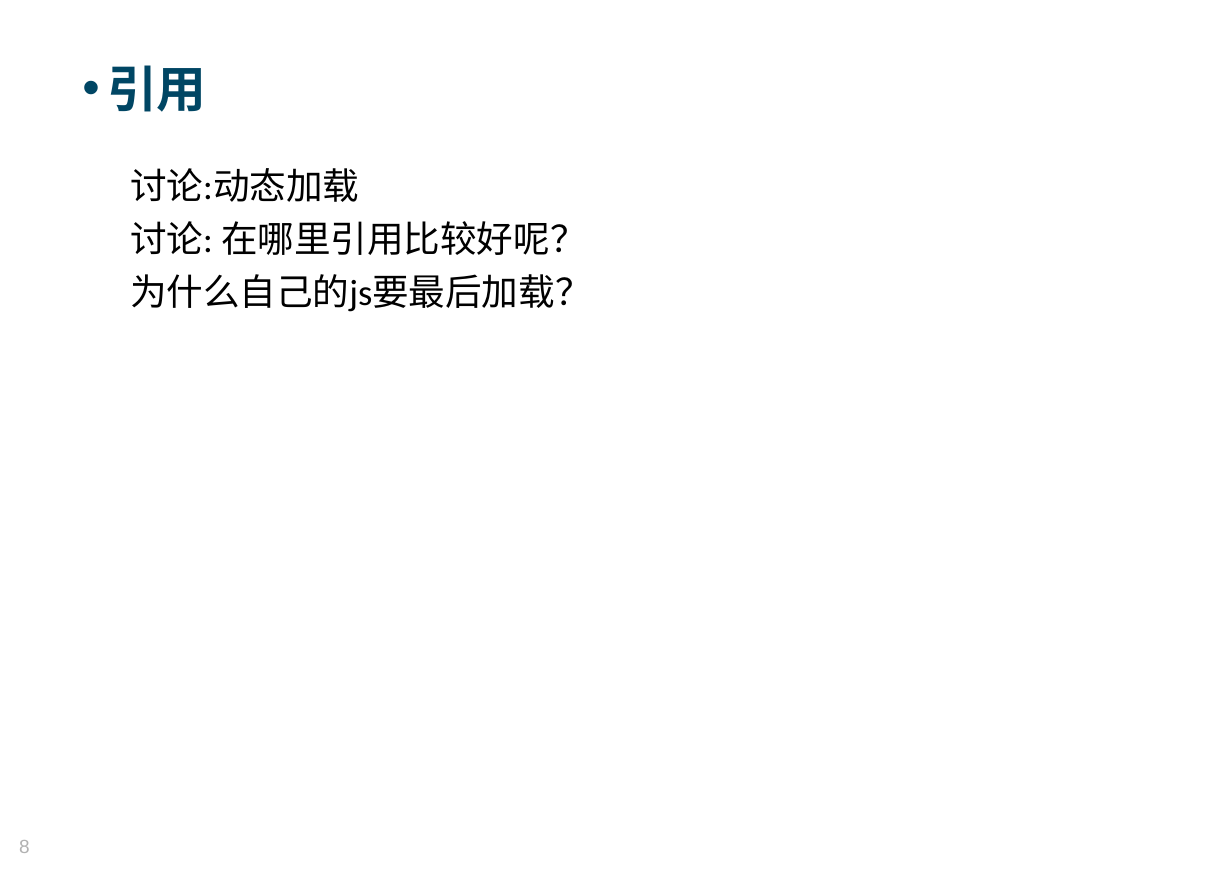
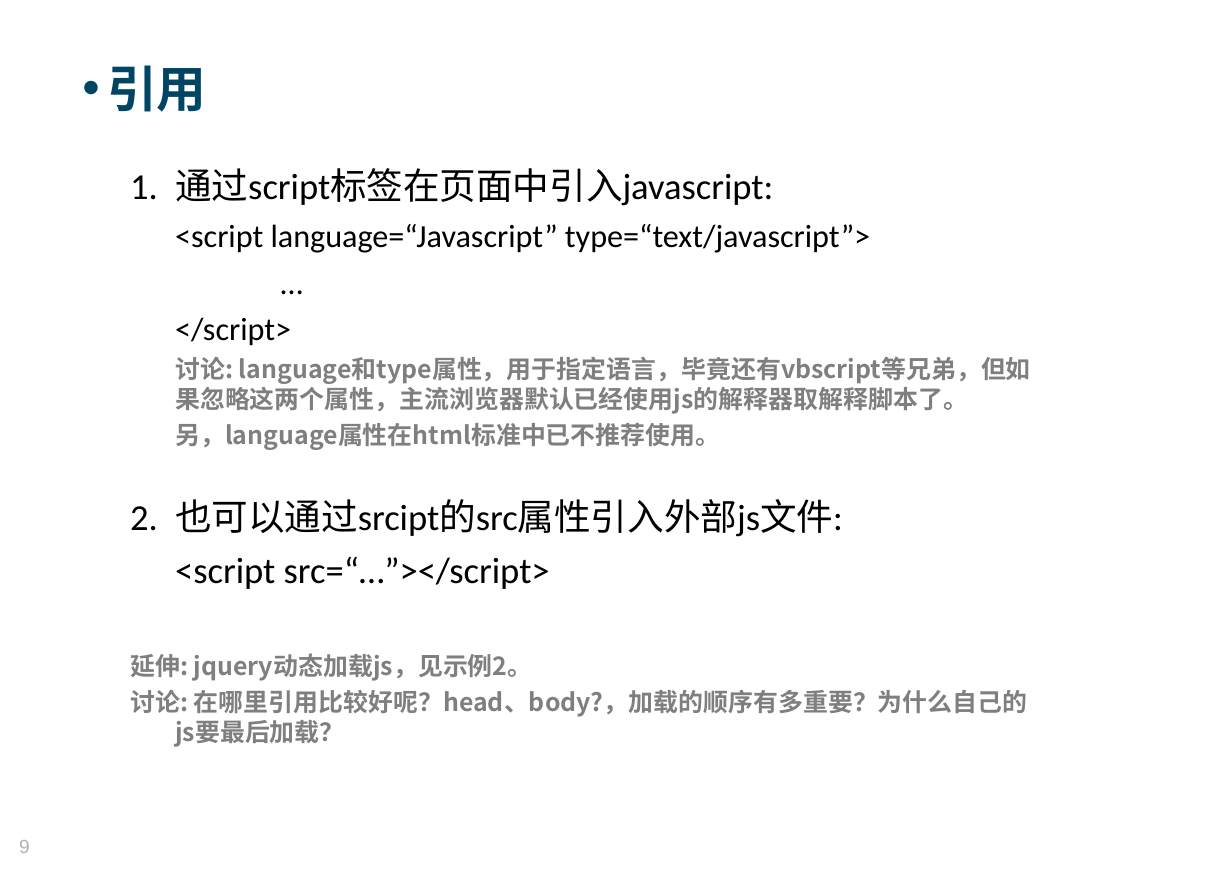
Before and after one commit to Moses824/Train-Javascript-Basic, a slide deck: slide 9 of Train_Javascript_Basic.ppt (slide 8 before the commit). Drawn at 1232x871 pixels with LibreOffice and Linux fonts; fonts in the diff are those of the drawing; background and template pictures are left out. Boxes give left, top, right and bottom in pixels: in the first picture for what was removed or moved away, otherwise in the second. Text is boxed around its words. In the diff, an @@ line names an element or a change of style, - is before the commit and + after.

```diff
--- a/Train_Javascript_Basic.ppt
+++ b/Train_Javascript_Basic.ppt
@@ text at box(130, 168, 1031, 717): text changed; size 25 to 17 pt; font Calibri to Noto Sans CJK SC; text colour #000000 to #7F7F7F; bold on @@
-讨论:动态加载
-讨论: 在哪里引用比较好呢？
-为什么自己的js要最后加载？
+1. 通过script标签在页面中引入javascript:
+<script language=“Javascript” type=“text/javascript”>
+…
+</script>
+讨论: language和type属性，用于指定语言，毕竟还有vbscript等兄弟，但如果忽略这两个属性，主流浏览器默认已经使用js的解释器取解释脚本了。
+另，language属性在html标准中已不推荐使用。
+2. 也可以通过srcipt的src属性引入外部js文件:
+<script src=“…”></script>
+延伸: jquery动态加载js，见示例2。
+讨论: 在哪里引用比较好呢？head、body?，加载的顺序有多重要？为什么自己的js要最后加载？
@@ page number at box(19, 840, 30, 853): text changed @@
-8
+9
```
Also in this commit, not shown: 3 other slides changed, 1 slide added, 7 other files.
